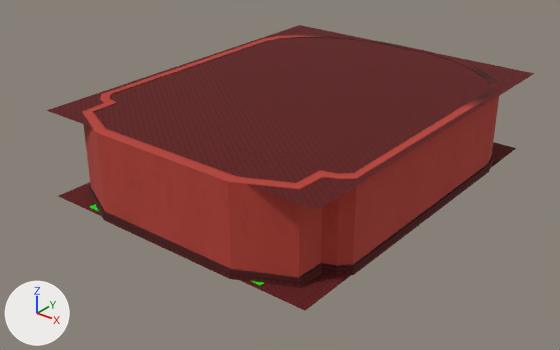
The FBX model Assets/Modelos 3D/Inferno/Inferno.fbx, before and after one commit.
Camera for both pictures: a camera (50 mm lens) standing at (22.5, -31.8, 17.5) and looking at (-0.2, -3.5, -0.1). Lighting does not change. The marker at lower left points along +X, +Y and +Z. The first picture is the older version. Where no turn or scale is listed for an object, it has been applied to the vertices. Vertices at exactly the same position are counted once.

In view in the first picture: 'Chão', 'Paredes', 'Teto'.
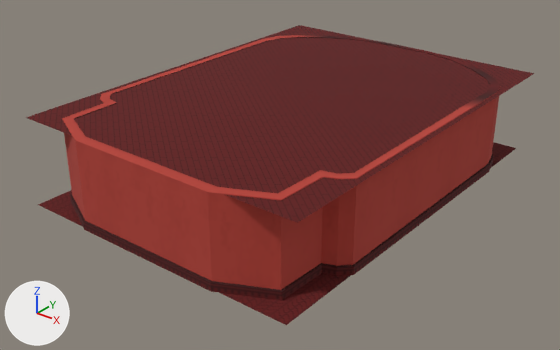
What differs and where, as boxes [x1, y1, x2, y2] in the pictures (560 x 350 px; the box of a moved part takes in the faces that stretch with it):
'Teto', reshaped (7% taller)
    before: [47, 25, 535, 210]
    after: [26, 25, 535, 223]
'Paredes', reshaped
    before: [82, 35, 500, 288]
    after: [62, 35, 500, 301]
'Chão', reshaped (9% taller)
    before: [59, 142, 516, 310]
    after: [38, 142, 516, 325]
part 2 of me_plane_004, moved or reshaped
    before: [82, 109, 317, 288]
    after: [62, 108, 317, 301]

Diff of the bpy script that builds the scene:
```diff
--- a/Assets/Modelos 3D/Inferno/Inferno.fbx.py
+++ b/Assets/Modelos 3D/Inferno/Inferno.fbx.py
@@ me_plane_004 @@
 # used by ob_paredes; location = (0.0, 0.0, 0.0)
-me_plane_004.from_pydata(...)  # 296 vertices, 530 faces; spans x -7.9..7.9, y -12.0..8.4, z -0.4..4.1
+me_plane_004.from_pydata(...)  # 296 vertices, 530 faces; spans x -7.9..7.9, y -13.2..8.4, z -0.4..4.1
+# me_plane_004 part 2: all 48 vertices in x -6.6..6.6, y -12.0..-10.3, z -0.4..4.1 are moved by (0.0, -1.1, 0.0)
 me_plane_004.materials.append(mat_paredes)
@@ me_plane_003 @@
 # used by ob_chão; location = (0.0, 0.0, 0.0)
-me_plane_003.from_pydata(...)  # 8 vertices, 4 faces; spans x -7.7..7.7, y -11.9..8.3, z -0.4..-0.3
-me_plane_003.vertices[0].co = (-7.7, -11.9, -0.4)  # pixel (57, 196)
-me_plane_003.vertices[1].co = (7.7, -11.9, -0.4)  # pixel (305, 310)
-me_plane_003.vertices[4].co = (-5.5, -11.7, -0.3)  # pixel (88, 206)
-me_plane_003.vertices[5].co = (5.3, -11.7, -0.3)  # pixel (260, 285)
+me_plane_003.from_pydata(...)  # 8 vertices, 4 faces; spans x -7.7..7.7, y -13.1..8.3, z -0.4..-0.3
+# me_plane_003 part 1
+me_plane_003.vertices[0].co = (-7.7, -13.1, -0.4)  # pixel (37, 204)
+me_plane_003.vertices[1].co = (7.7, -13.1, -0.4)  # pixel (286, 325)
+me_plane_003.vertices[4].co = (-5.5, -9.1, -0.3)
+me_plane_003.vertices[5].co = (5.3, -9.1, -0.3)
 me_plane_003.materials.append(mat_chão)
@@ me_plane_005 @@
 # used by ob_teto; location = (0.0, 0.0, 0.0)
-me_plane_005.from_pydata(...)  # 4 vertices, 2 faces; spans x -8.0..8.0, y -11.6..8.3, z 4.0
-me_plane_005.vertices[0].co = (-8.0, -11.6, 4.0)  # pixel (46, 110)
-me_plane_005.vertices[1].co = (8.0, -11.6, 4.0)  # pixel (317, 210)
+me_plane_005.from_pydata(...)  # 4 vertices, 2 faces; spans x -8.0..8.0, y -12.8..8.3, z 4.0
+# me_plane_005 part 3
+me_plane_005.vertices[0].co = (-8.0, -12.8, 4.0)  # pixel (25, 117)
+me_plane_005.vertices[1].co = (8.0, -12.8, 4.0)  # pixel (297, 222)
 me_plane_005.materials.append(mat_material_001)
```
